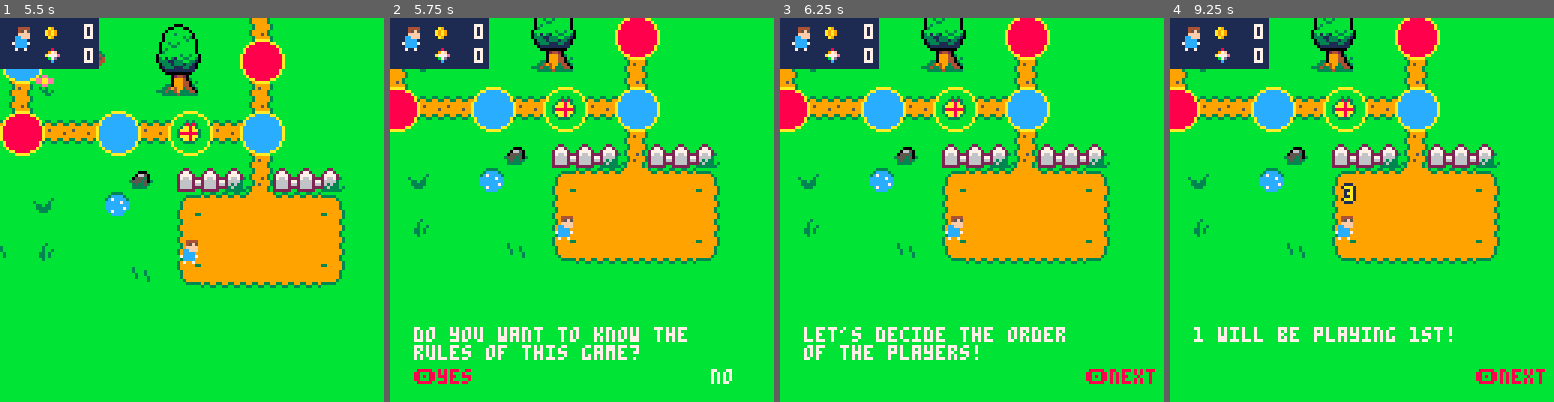
Above: before the commit, frames 1-4 (left to right).
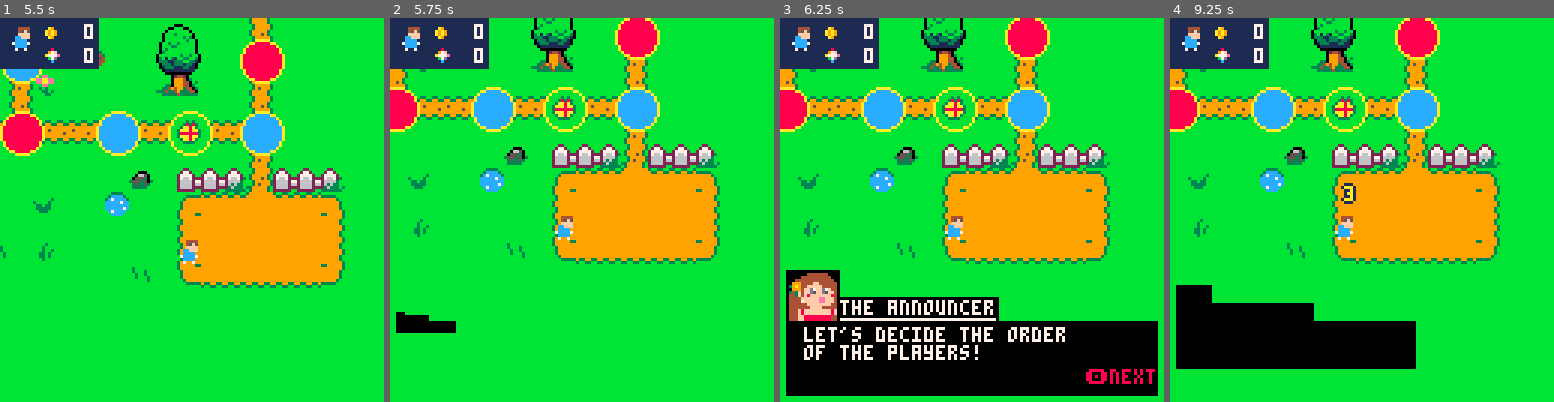
Above: after the commit, the same moments.

Repository: FIXMESTEVE/pico8_fiesta_party
Game: PICO-8 cartridge refactor/base.p8
The game is run twice, just before and just after one commit, with the same random seed, the same clock (stepped at 60 frames per second) and the same inputs.
Inputs:
- Up to frame 1 (5.5 s): tap X (X key) at 0.33, 1.07, 1.85, 2.97, 4.08, 5.2 s; tap O (Z key) at 0.7, 1.7, 2.1, 2.5, 2.9, 3.3, 3.7, 4.1, 4.5, 4.9, 5.3 s; hold Right 1.6-2.1 s; hold Up 2.15-2.42 s; hold Right 2.47-3.03 s; hold Left 3.08-3.58 s; hold Down 3.63-3.97 s; hold Right 4.02-4.68 s; hold Up 4.73-5.03 s; hold Left from 5.08 s (still down)
- Up to frame 2 (5.75 s): release Left at 5.68 s; tap O (Z key) at 5.7 s; hold Down from 5.73 s (still down)
- Up to frame 3 (6.25 s): release Down at 6.03 s; hold Right from 6.08 s (still down); tap O (Z key) at 6.1 s
- Up to frame 4 (9.25 s): tap X (X key) at 6.32, 7.43, 8.55 s; tap O (Z key) every 0.4 s from 6.5 to 8.9 s; release Right at 6.58 s; hold Right 6.63-7.13 s; hold Up 7.18-7.45 s; hold Right 7.5-8.07 s; hold Left 8.12-8.62 s; hold Down 8.67-9 s; hold Right from 9.05 s (still down)

Frame 1 is identical in both runs. In frame 2, 3.0% of the frame differs, in the area x 1-90%, y 76-96%; in frame 3, 21%, in the area x 1-99%, y 65-99%; in frame 4, 10%.

Commit message:
players now have names

Diff:
--- a/refactor/discussions/intro_disc_part3.lua
+++ b/refactor/discussions/intro_disc_part3.lua
@@ -27,7 +27,7 @@
                 intro_cut.state=4
             end
         end
-        local line={line=i.." will be playing "..order.."!",options=nil,callback=call}
+        local line={line=players[i].name.." will be playing "..order.."!",options=nil,callback=call}
 
         add(self.lines,line)
     end
--- a/refactor/libs/my_dtb.lua
+++ b/refactor/libs/my_dtb.lua
@@ -63,56 +63,56 @@
 
     if(#my_dtb_queue>0)then
         -- --FIXMESTEVE: refactor these with a function or replace with a coroutine
-        -- if(abs(textbox_lerpedx2-x2)<1)then
-        --     textbox_lerpedx2=x2
-        --     boxready=true
-        -- else
-        --     textbox_lerpedx2 = lerp(x1,x2,easeInOut(timer))
-        -- end
-        -- if(abs(textbox_lerpedy2-y2)<1)then
-        --     textbox_lerpedy2=y2
-        --     boxready=true
-        -- else
-        --     textbox_lerpedy2 = lerp(y1,y2,easeInOut(timer))
-        -- end
+        if(abs(textbox_lerpedx2-x2)<1)then
+            textbox_lerpedx2=x2
+            boxready=true
+        else
+            textbox_lerpedx2 = lerp(x1,x2,easeInOut(timer))
+        end
+        if(abs(textbox_lerpedy2-y2)<1)then
+            textbox_lerpedy2=y2
+            boxready=true
+        else
+            textbox_lerpedy2 = lerp(y1,y2,easeInOut(timer))
+        end
 
-        -- if(my_dtb_portrait!=nil)then
-        --     if(abs(portrait_lerpedx2-portrait_x2)<1)then
-        --         portrait_lerpedx2=portrait_x2
-        --     else
-        --         portrait_lerpedx2 = lerp(portrait_x1,portrait_x2,easeInOut(timer))
-        --     end
-        --     if(abs(portrait_lerpedy1-portrait_y1)<1)then
-        --         portrait_lerpedy1=portrait_y1
-        --     else
-        --         portrait_lerpedy1 = lerp(portrait_y2,portrait_y1,easeInOut(timer))
-        --     end
+        if(my_dtb_portrait!=nil)then
+            if(abs(portrait_lerpedx2-portrait_x2)<1)then
+                portrait_lerpedx2=portrait_x2
+            else
+                portrait_lerpedx2 = lerp(portrait_x1,portrait_x2,easeInOut(timer))
+            end
+            if(abs(portrait_lerpedy1-portrait_y1)<1)then
+                portrait_lerpedy1=portrait_y1
+            else
+                portrait_lerpedy1 = lerp(portrait_y2,portrait_y1,easeInOut(timer))
+            end
 
-        --     rectfill(portrait_x1+xoffset,portrait_lerpedy1+yoffset,portrait_lerpedx2+xoffset,portrait_y2+yoffset,0)
-        -- end
+            rectfill(portrait_x1+xoffset,portrait_lerpedy1+yoffset,portrait_lerpedx2+xoffset,portrait_y2+yoffset,0)
+        end
 
-        -- if(my_dtb_name!=nil)then
-        --     if(abs(namebox_lerpedx2-namebox_x2)<1)then
-        --         namebox_lerpedx2=namebox_x2
-        --     else
-        --         namebox_lerpedx2 = lerp(namebox_x1,namebox_x2,easeInOut(timer))
-        --     end
-        --     if(abs(namebox_lerpedy1-namebox_y1)<1)then
-        --         namebox_lerpedy1=namebox_y1
-        --     else
-        --         namebox_lerpedy1 = lerp(namebox_y2,namebox_y1,easeInOut(timer))
-        --     end
+        if(my_dtb_name!=nil)then
+            if(abs(namebox_lerpedx2-namebox_x2)<1)then
+                namebox_lerpedx2=namebox_x2
+            else
+                namebox_lerpedx2 = lerp(namebox_x1,namebox_x2,easeInOut(timer))
+            end
+            if(abs(namebox_lerpedy1-namebox_y1)<1)then
+                namebox_lerpedy1=namebox_y1
+            else
+                namebox_lerpedy1 = lerp(namebox_y2,namebox_y1,easeInOut(timer))
+            end
 
-        --     rectfill(namebox_x1+xoffset,namebox_lerpedy1+yoffset,namebox_lerpedx2+xoffset,namebox_y2+yoffset,0)
-        -- end
+            rectfill(namebox_x1+xoffset,namebox_lerpedy1+yoffset,namebox_lerpedx2+xoffset,namebox_y2+yoffset,0)
+        end
 
-        -- rectfill(x1+xoffset,y1+yoffset,textbox_lerpedx2+xoffset,textbox_lerpedy2+yoffset,0)
-        -- if(not boxready)return
-        -- if(my_dtb_portrait!=nil)spr(my_dtb_portrait,portrait_x1+1+xoffset,portrait_y1+1+yoffset,2,2)
-        -- if(my_dtb_name!=nil)then
-        --     print(my_dtb_name,namebox_x1+18+xoffset,namebox_y1+1+yoffset,7)
-        --     line(namebox_x1+18+xoffset,namebox_y2-1+yoffset,namebox_x1+69+xoffset,namebox_y2-1+yoffset,7)
-        -- end
+        rectfill(x1+xoffset,y1+yoffset,textbox_lerpedx2+xoffset,textbox_lerpedy2+yoffset,0)
+        if(not boxready)return
+        if(my_dtb_portrait!=nil)spr(my_dtb_portrait,portrait_x1+1+xoffset,portrait_y1+1+yoffset,2,2)
+        if(my_dtb_name!=nil)then
+            print(my_dtb_name,namebox_x1+18+xoffset,namebox_y1+1+yoffset,7)
+            line(namebox_x1+18+xoffset,namebox_y2-1+yoffset,namebox_x1+69+xoffset,namebox_y2-1+yoffset,7)
+        end
         --get the words
         local str=my_dtb_queue[1].line
         local words={}
--- a/refactor/objects/player.lua
+++ b/refactor/objects/player.lua
@@ -1,14 +1,15 @@
 player={}
 player.__index=player
 
-function player:new(number,x,y,char,coins,emblems)
+function player:new(number,x,y,char,coins,emblems,name)
     local t={
         number=number,
         x=x,
         y=y,
         char=char,
         coins=coins,
-        emblems=emblems
+        emblems=emblems,
+        name=name
     }
     setmetatable(t,self)
     return t
--- a/refactor/scenes/scn_board.lua
+++ b/refactor/scenes/scn_board.lua
@@ -17,7 +17,7 @@
     player_start_y=336
 
     players={}
-    p1=player:new(1,player_start_x,player_start_y,128,0,0)
+    p1=player:new(1,player_start_x,player_start_y,128,0,0,"blue")
     -- p2=player:new(2,player_start_x+16,player_start_y,144,0,0)
     -- p3=player:new(3,player_start_x+32,player_start_y,160,0,0)
     -- p4=player:new(4,player_start_x+48,player_start_y,176,0,0)
